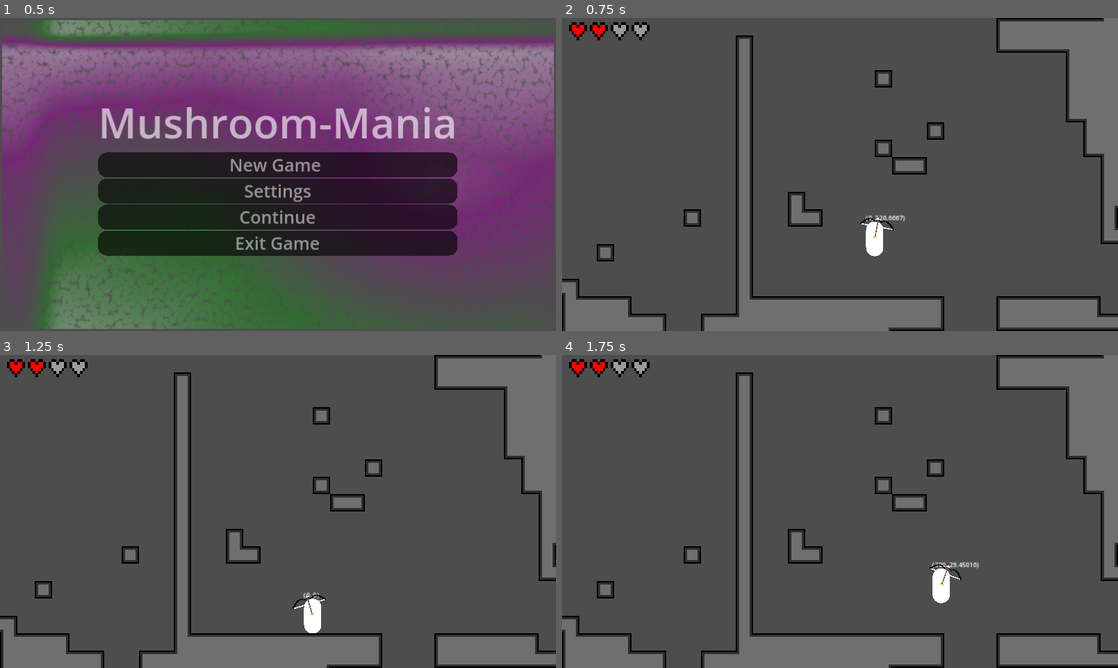
Above: before the commit, frames 1-4 (two rows, left to right).
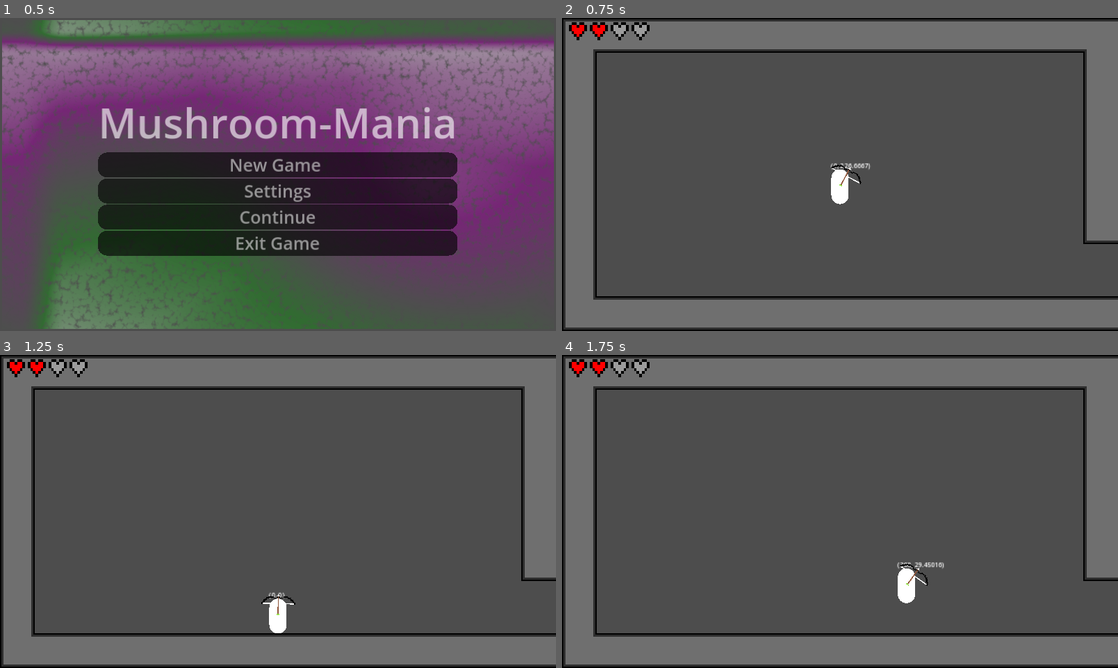
Above: after the commit, the same moments.

Repository: olvior/mushroom-mania
Game: Godot game, scene res://GUI/mainmenu/main_menu.tscn
Same seed, same stepped clock (60 frames per second), same inputs: the game is played once before the commit and once after it.
Inputs (mouse positions are in pixels of both pictures, inside the frame that each line leads up to):
- Up to frame 1 (0.5 s): no input
- Up to frame 2 (0.75 s): click "New Game" at 0.5 s
- Up to frame 3 (1.25 s): no input
- Up to frame 4 (1.75 s): move the mouse to (962, 495) at 1.27 s; hold Right (right) from 1.28 s (still down); tap X (attack) at 1.35 s; tap Z (jump) at 1.52 s

Frame 1 is identical in both runs. In frame 2, 24% of the frame differs, in the area x 0-100%, y 0-100%; in frame 3, 24%; in frame 4, 24%.

Commit message:
Made tutorial area the default one

Diff:
--- a/GUI/mainmenu/main_menu.gd
+++ b/GUI/mainmenu/main_menu.gd
@@ -7,7 +7,7 @@
 	var main = main_scene.instantiate()
 	get_tree().get_root().add_child(main)
 	Global.main_scene = main
-	Global.start("main")
+	Global.start("tutorial_area")
 	self.queue_free()
 
 
--- a/misc/global.gd
+++ b/misc/global.gd
@@ -8,7 +8,8 @@
 var current_area : GameArea
 var game_areas = {
 	"main" : preload("res://leveldesign/areas/main.tscn"),
-	"test_area" : preload("res://leveldesign/areas/test_area.tscn")
+	"test_area" : preload("res://leveldesign/areas/test_area.tscn"),
+	"tutorial_area" : preload("res://leveldesign/areas/tutorial_area.tscn")
 }
 
 @onready var main_scene : Node2D
